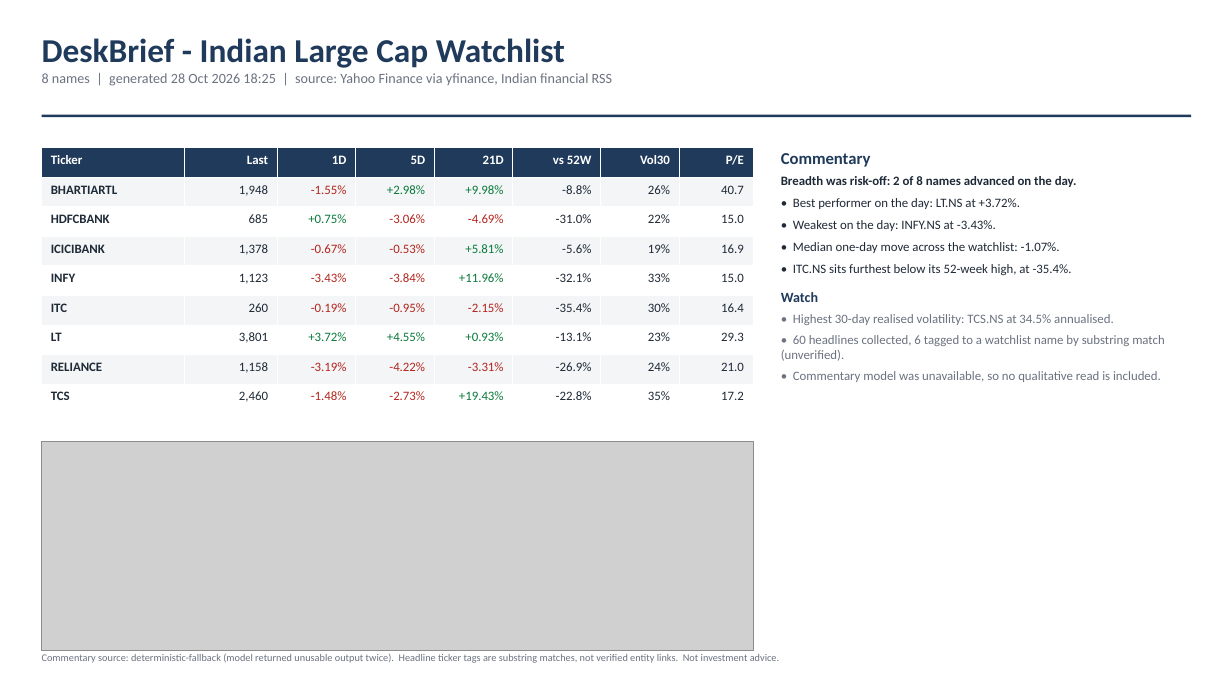
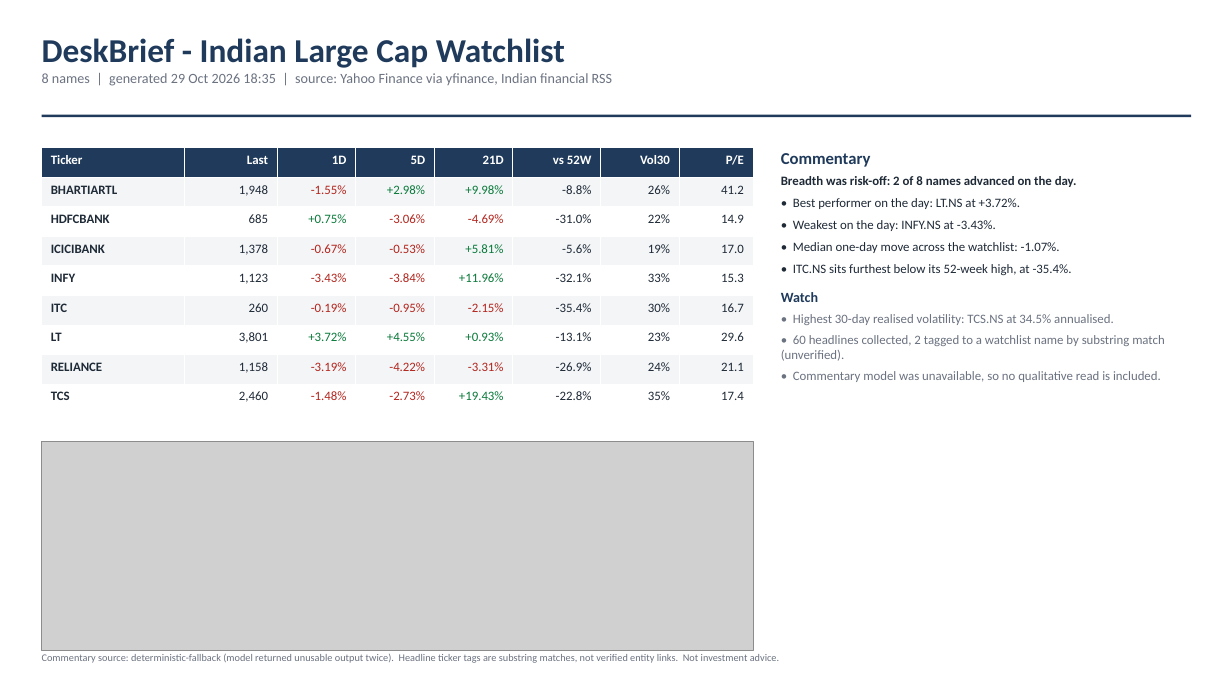
Before and after one commit to Deepak-Sethiii/deskbrief, a slide deck: slide 1 of public/deskbrief.pptx. Drawn at 1232x693 pixels with LibreOffice and Linux fonts; fonts in the diff are those of the drawing; grey boxes stand for pictures. Boxes give left, top, right and bottom in pixels: in the first picture for what was removed or moved away, otherwise in the second. Text is boxed around its words. In the diff, an @@ line names an element or a change of style, - is before the commit and + after.

```diff
--- a/public/deskbrief.pptx
+++ b/public/deskbrief.pptx
@@ text at (42,73,612,86): text changed @@
-8 names | generated 28 Oct 2026 18:25 | source: Yahoo Finance via yfinance, Indian financial RSS
+8 names | generated 29 Oct 2026 18:35 | source: Yahoo Finance via yfinance, Indian financial RSS
@@ table at (42,148,753,414) @@
-row 2, column 8: 40.7
+row 2, column 8: 41.2
-row 3, column 8: 15.0
+row 3, column 8: 14.9
-row 4, column 8: 16.9
+row 4, column 8: 17.0
-row 5, column 8: 15.0
+row 5, column 8: 15.3
-row 6, column 8: 16.4
+row 6, column 8: 16.7
-row 7, column 8: 29.3
+row 7, column 8: 29.6
-row 8, column 8: 21.0
+row 8, column 8: 21.1
-row 9, column 8: 17.2
+row 9, column 8: 17.4
@@ text at (781,335,1164,361): text changed @@
-• 60 headlines collected, 6 tagged to a watchlist name by substring match (unverified).
+• 60 headlines collected, 2 tagged to a watchlist name by substring match (unverified).
```
Also in this commit, not shown: 4 other files.
